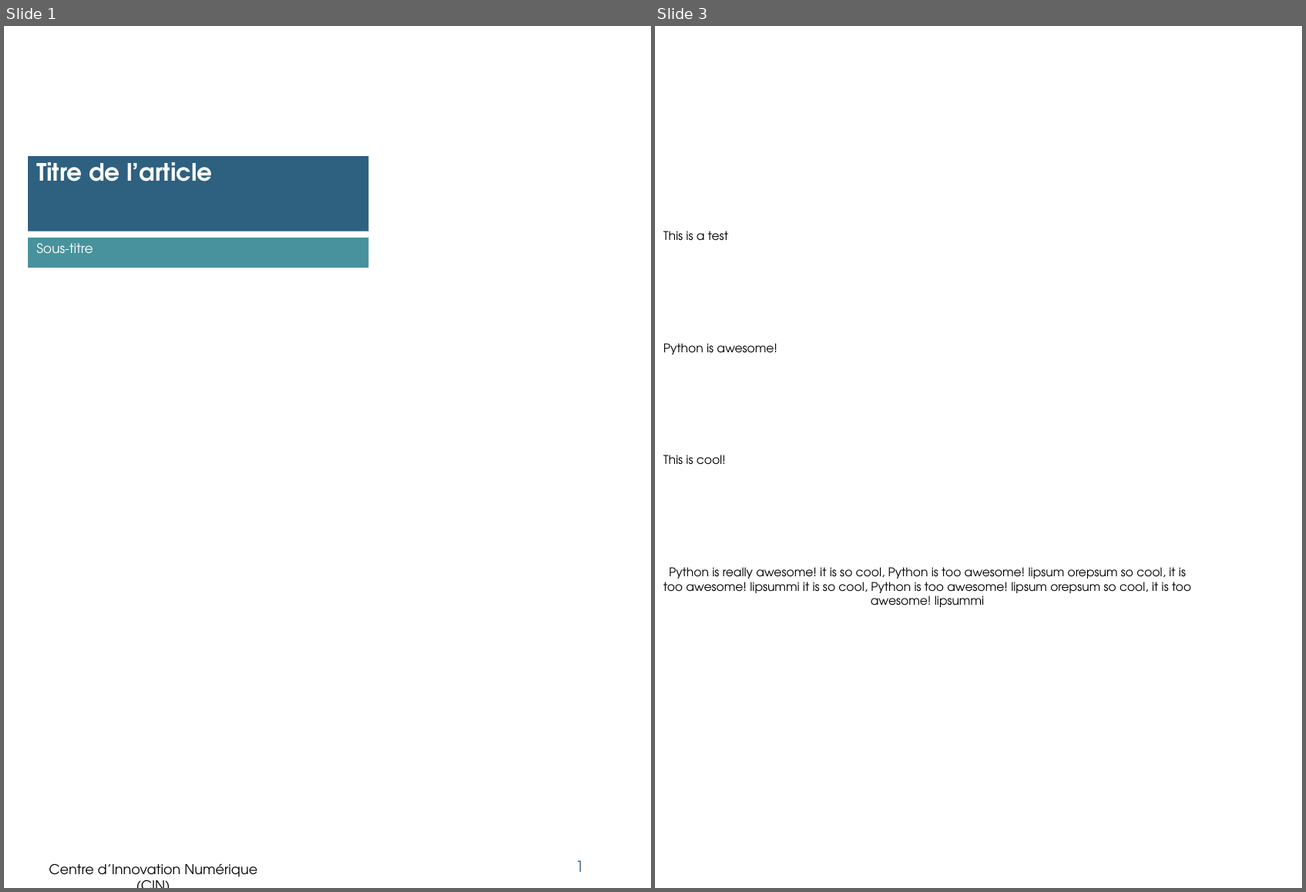
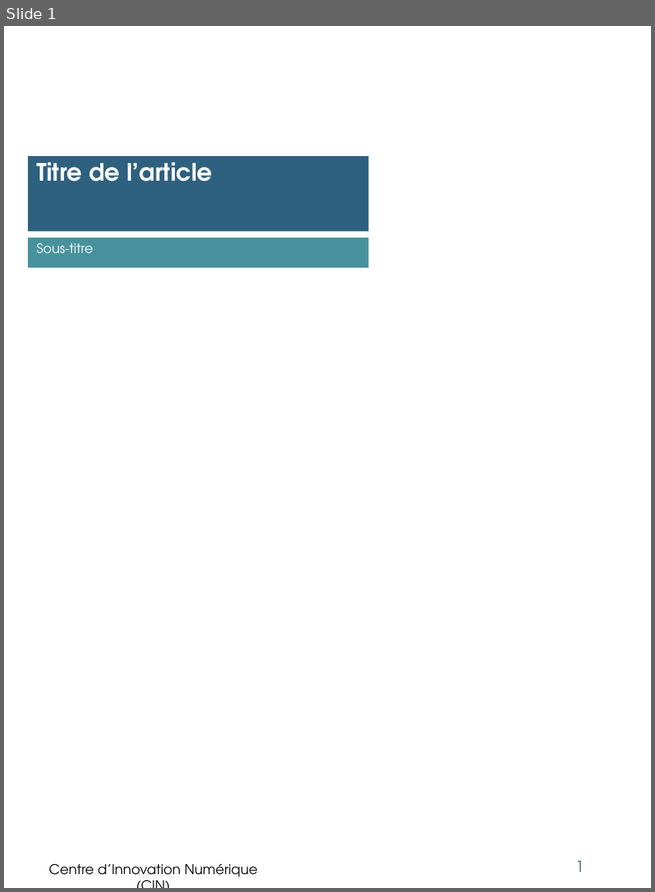
Before and after one commit to Msa360/pptx_template_cin, a slide deck: powerpoints/test.pptx. Shown side by side, each under a label of ours: slides 1 and 3 before the commit, slide 1 after it; the slides between them are not shown. The pictures are 1306x892 and 655x892 pixels, drawn with LibreOffice and Linux fonts; fonts in the diff are those of the drawing; background and template pictures are left out. Boxes give left, top, right and bottom in pixels: in the first picture for what was removed or moved away, otherwise in the second. Text is boxed around its words. In the diff, an @@ line names an element or a change of style, - is before the commit and + after.

```diff
--- a/powerpoints/test.pptx
+++ b/powerpoints/test.pptx
@@ slide 3 removed at bbox=[655, 26, 1302, 888], background #FFFFFF @@
@@ text removed at bbox=[663, 231, 728, 240] @@
-This is a test
@@ text removed at bbox=[663, 343, 777, 355] @@
-Python is awesome!
@@ text removed at bbox=[663, 455, 726, 464] @@
-This is cool!
@@ text removed at bbox=[663, 567, 1191, 607] @@
-Python is really awesome! it is so cool, Python is too awesome! lipsum orepsum so cool, it is
-too awesome! lipsummi it is so cool, Python is too awesome! lipsum orepsum so cool, it is too
-awesome! lipsummi
```
Also in this commit, not shown: 1 slide added, 4 other slides removed, 7 other files.
